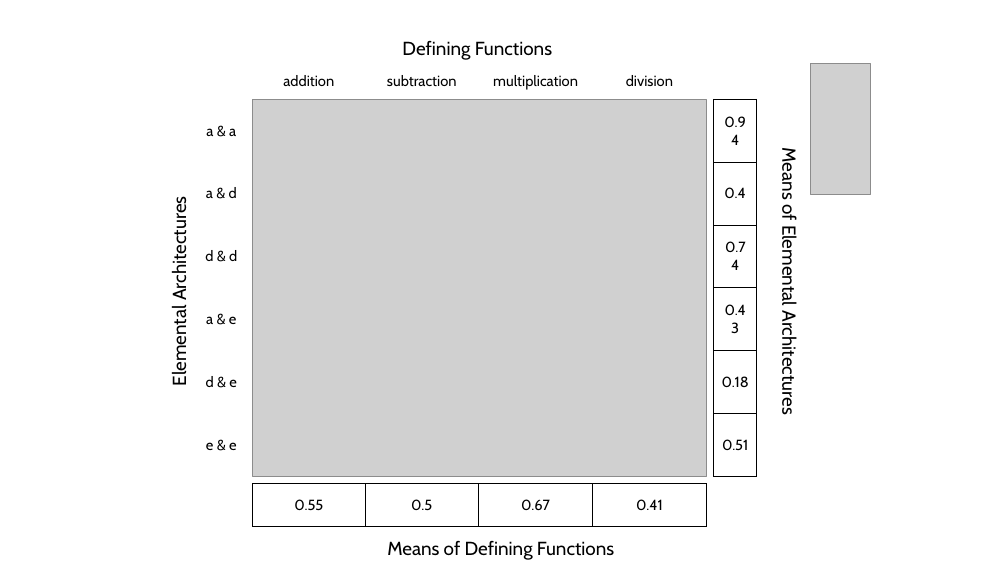
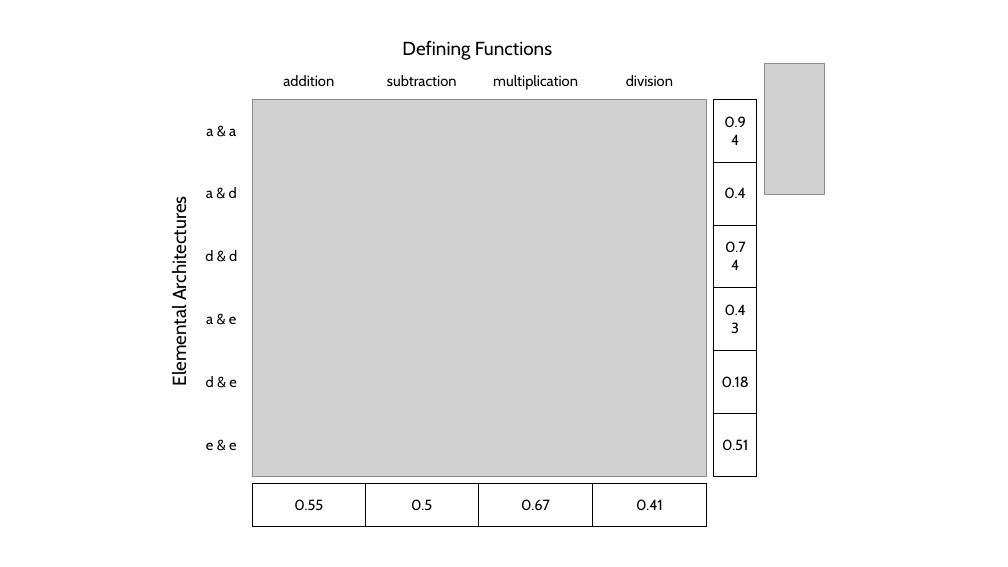
Before and after one commit to coleoguy/comptraits, a slide deck: slide 1 of figures/fig1.pptx. Drawn at 1008x567 pixels with LibreOffice and Linux fonts; fonts in the diff are those of the drawing; grey boxes stand for pictures. Boxes give left, top, right and bottom in pixels: in the first picture for what was removed or moved away, otherwise in the second. Text is boxed around its words. In the diff, an @@ line names an element or a change of style, - is before the commit and + after.

```diff
--- a/figures/fig1.pptx
+++ b/figures/fig1.pptx
@@ picture: place and size @@
-picture at (811, 64, 871, 194)
+picture at (765, 64, 825, 194)
@@ text removed at (778, 153, 801, 411) @@
-Means of Elemental Architectures
@@ text removed at (387, 541, 614, 560) @@
-Means of Defining Functions
```
Also in this commit, not shown: 16 other files.
